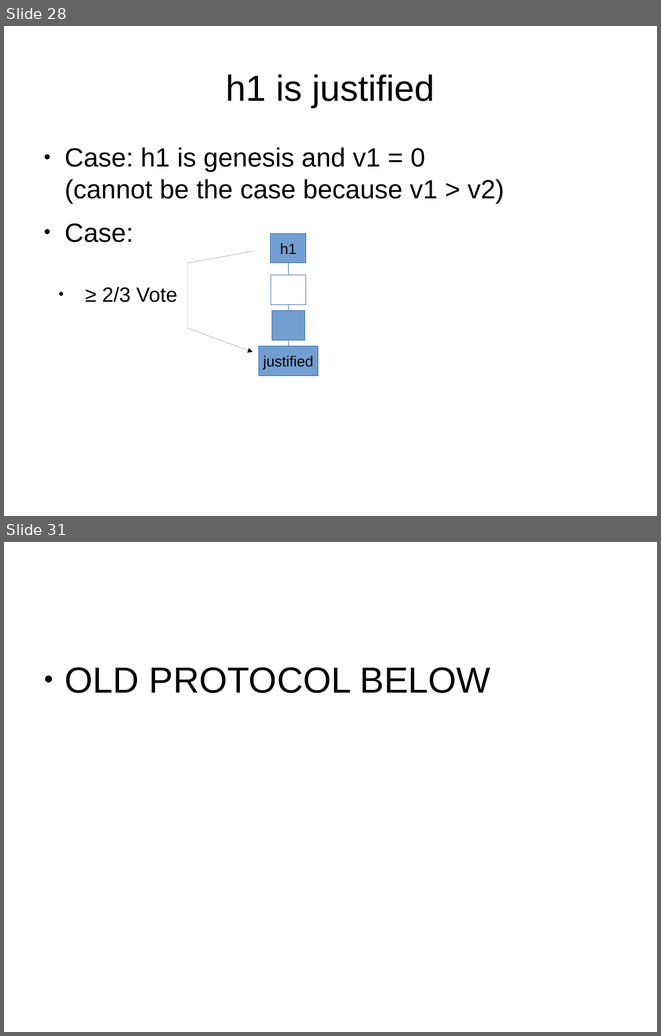
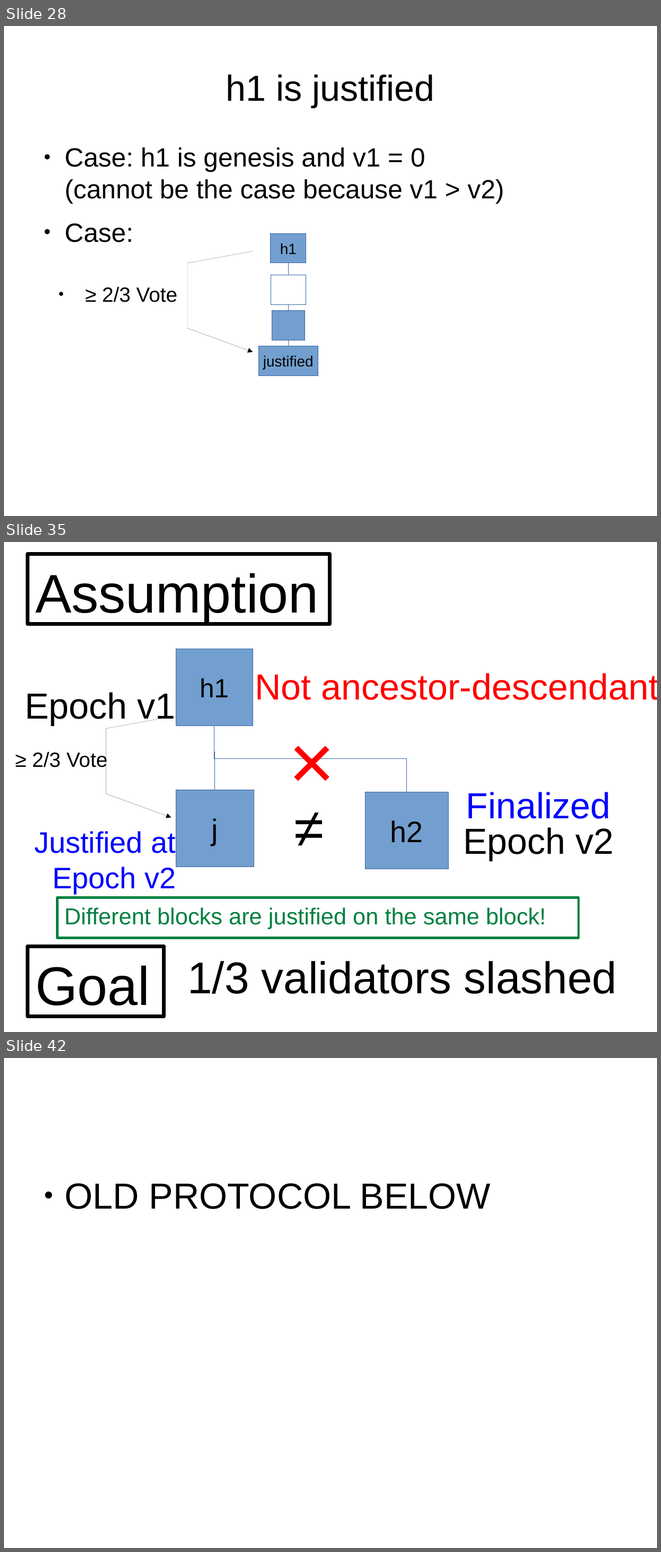
Before and after one commit to palmskog/pos, a slide deck: slide.odp. Shown one above the other, each under a label of ours: slides 28 and 31 before the commit, slides 28, 35 and 42 after it; the slides between them are not shown. The pictures are 661x1036 and 661x1552 pixels, drawn with LibreOffice and Linux fonts; fonts in the diff are those of the drawing. Boxes give left, top, right and bottom in pixels: in the first picture for what was removed or moved away, otherwise in the second. Text is boxed around its words. In the diff, an @@ line names an element or a change of style, - is before the commit and + after.

```diff
--- a/slide.odp
+++ b/slide.odp
@@ slide 35 added at bbox=[4, 542, 657, 1032], background #FFFFFF @@
@@ rectangle added at bbox=[28, 554, 330, 624], outline #000000 4.31 pt, 66 pt, text #000000 @@
+Assumption
@@ rectangle added at bbox=[176, 649, 253, 726], fill #729FCF, outline #3465A4 0 pt, 32 pt, text #000000 @@
+h1
@@ text added at bbox=[255, 673, 657, 700], 44 pt, text #FF0000 @@
+Not ancestor-descendant
@@ text added at bbox=[25, 692, 176, 725], 44 pt, text #000000 @@
+Epoch v1
@@ text added at bbox=[271, 708, 354, 814], 96 pt, text #FF0000 @@
+×
@@ freeform shape added at bbox=[106, 717, 171, 818], outline #000000 0 pt @@
@@ elbow line added from (214, 726) to (407, 792), #3465A4 0 pt @@
@@ elbow line added from (214, 726) to (215, 790), #3465A4 0 pt @@
@@ text added at bbox=[32, 751, 108, 771], 25 pt, text #000000 @@
+● ≥ 2/3 Vote
@@ rectangle added at bbox=[176, 790, 254, 867], fill #729FCF, outline #3465A4 0 pt, 36 pt, text #000000 @@
+j
@@ text added at bbox=[289, 790, 347, 856], 66 pt, text #000000 @@
+≠
@@ rectangle added at bbox=[365, 792, 448, 869], fill #729FCF, outline #3465A4 0 pt, 36 pt, text #000000 @@
+h2
@@ text added at bbox=[466, 792, 610, 819], 44 pt, text #0000FF @@
+Finalized
@@ text added at bbox=[463, 827, 614, 861], 44 pt, text #000000 @@
+Epoch v2
@@ text added at bbox=[34, 829, 176, 893], 36 pt, text #0000FF @@
+Justified at Epoch v2
@@ rectangle added at bbox=[58, 898, 579, 938], outline #00803F 2.89 pt, 28 pt, text #00803F @@
+Different blocks are justified on the same block!
@@ rectangle added at bbox=[28, 946, 164, 1016], outline #000000 4.31 pt, 66 pt, text #000000 @@
+Goal
@@ text added at bbox=[187, 961, 617, 994], 54 pt, text #000000 @@
+1/3 validators slashed
@@ what was slide 31 is now slide 42 @@
```
Also in this commit, not shown: 10 other slides added.
